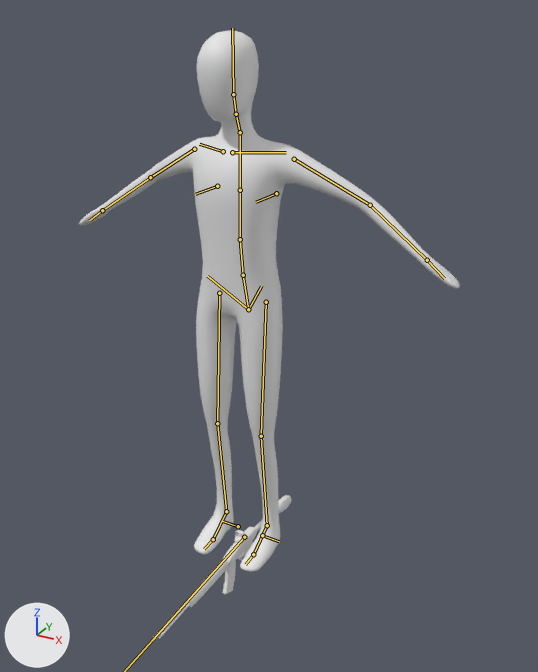
What one commit did to the Blender file assets/person.blend.
Before and after are seen from a camera (50 mm lens) standing at (1.31, -2.17, 2.03) and looking at (0.12, -0.01, 0.95). Every picture has the same lights, and +X, +Y and +Z are marked at lower left. The bones that bend it are drawn over the model as lines.

In view in the first picture: 'Plane', 'gun.001'.
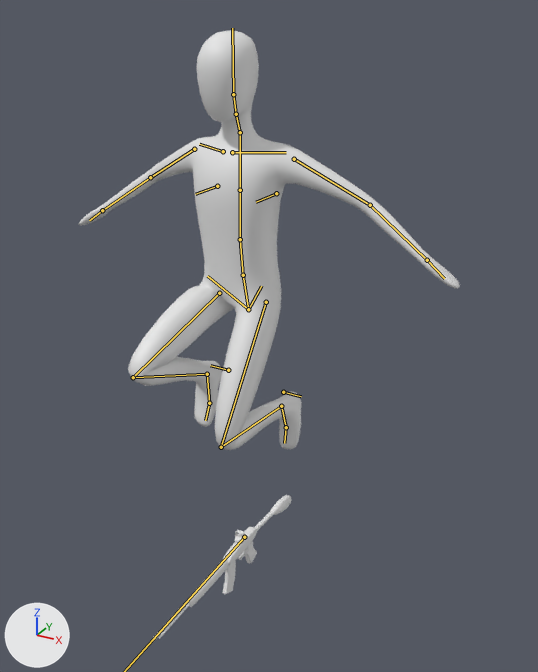
The newer file adds an action. The first version stands in its rest pose; the second is drawn at frame 6 of the action '3d move jump'.

What the commit changed:
Bone 'thigh.L' (bone_thigh_l) turns from (0, 0, 0) to (-33, 0, 0) degrees about its own x, y and z.
Bone 'shin.L' (bone_shin_l) turns from (0, 0, 0) to (110, 0, 0) degrees about its own x, y and z.
Bone 'thigh.R' (bone_thigh_r) turns from (0, 0, 0) to (-73, 0, 0) degrees about its own x, y and z.
Bone 'shin.R' (bone_shin_r) turns from (0, 0, 0) to (135, 0, 0) degrees about its own x, y and z.

What differs and where, as boxes (x1, y1, x2, y2) in the pictures (538 x 672 px):
'Plane', posed (22% shorter)
    before: (79, 30, 460, 572)
    after: (79, 30, 460, 450)
bone 'thigh.L', root to tip
    before: (266, 302) to (261, 436)
    after: (266, 302) to (221, 447)
bone 'shin.L', root to tip
    before: (261, 436) to (267, 525)
    after: (221, 447) to (281, 406)
bone 'thigh.R', root to tip
    before: (219, 293) to (217, 423)
    after: (219, 293) to (133, 377)
bone 'shin.R', root to tip
    before: (217, 423) to (226, 511)
    after: (133, 377) to (207, 374)
